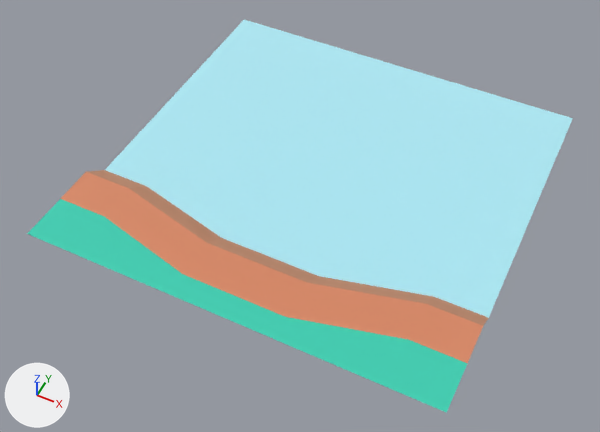
One commit to the FBX model Assets/CityRendererSystem/riverprefabs/river_side.fbx: the scene before it, then after it.
Both versions are drawn from a 50 mm camera at (0.598, -1.319, 1.479) aimed at (-0.012, -0.098, -0.048). Lighting does not change. The marker at lower left points along +X, +Y and +Z. The first picture is the older version. Where no turn or scale is listed for an object, it has been applied to the vertices. Vertices at exactly the same position are counted once.

Objects in the first picture: 'ground_riverSide_14.001'.
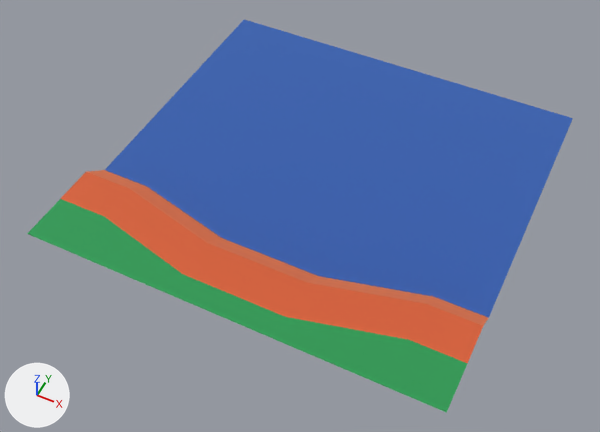
Where the newer file only moved an object's origin or applied its transform, the numbers keep the older frame.

What differs and where, as boxes [x1, y1, x2, y2] in the pictures (600 x 432 px):
'ground_riverSide_14.001', surface changed, recoloured (cyan to blue): [27, 20, 573, 413] in both
part 1 of me_mesh_ground_riverside_001, recoloured: [61, 172, 483, 363] in both
part 2 of me_mesh_ground_riverside_001, recoloured: [88, 170, 488, 326] in both
part 3 of me_mesh_ground_riverside_001, recoloured (cyan to green): [27, 199, 467, 413] in both

What changed in the scene script:
```text
Add img_colormap_png:
    img_colormap_png = load_image('colormap.png', 'colormap.png', 512, 512, 'sRGB')
Change mat_water_002:
    remove mat_water_002.base_color = (0.69, 0.957, 1.0)  # pale blue #d8faff
    add mat_water_002.texture = img_colormap_png
Change me_mesh_ground_riverside_001:
    where me_mesh_ground_riverside_001.from_pydata(...)  # 24 vertices, 34 faces; spans x -0.5..0.5, y -0.5..0.5, z 0.0..0.05
    used by ob_ground_riverside_14_001; location = (0.0, 0.0, 0.0)
    me_mesh_ground_riverside_001 part 1: all 10 faces that had it switch from mat_dirt_001 (beige #f2be9e) to mat_water_002 (picture img_colormap_png)
    me_mesh_ground_riverside_001 part 2: all 10 faces that had it switch from mat_dirtdark_001 (beige #dbab8e) to mat_water_002 (picture img_colormap_png)
    me_mesh_ground_riverside_001 part 3: all 6 faces that had it switch from mat_grass_001 (cyan #73eddd) to mat_water_002 (picture img_colormap_png)
```
